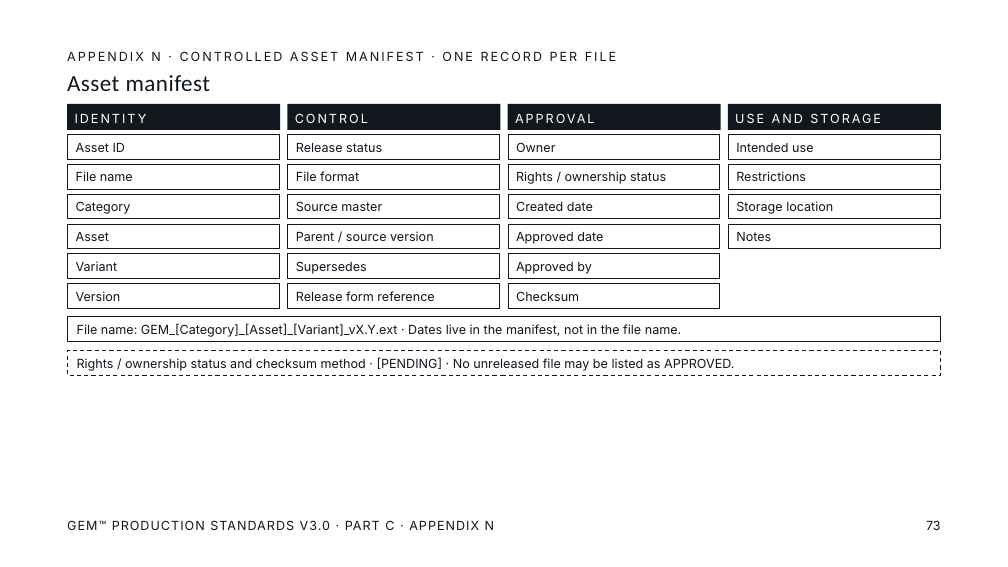
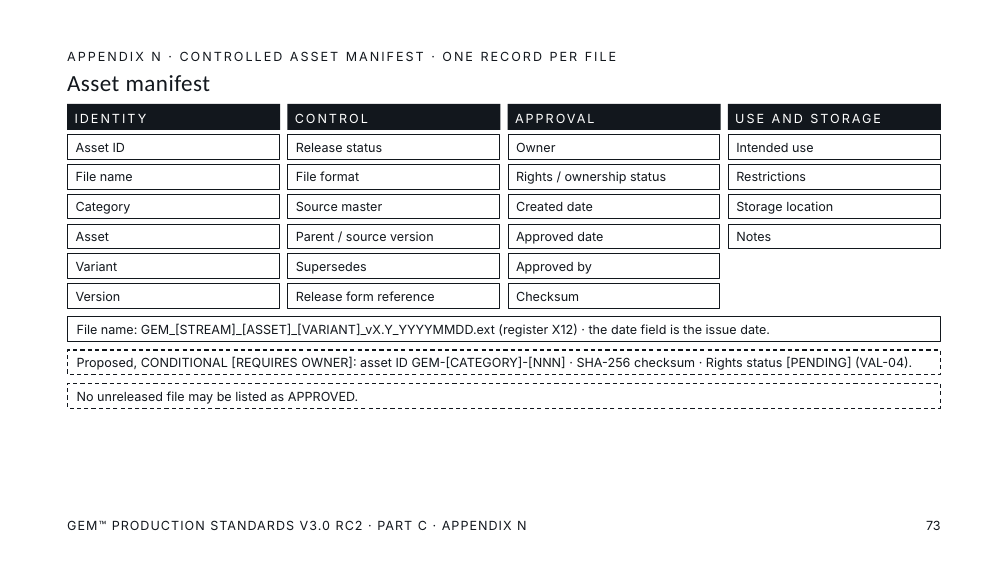
Before and after one commit to mashaelalh/GEM, a slide deck: slide 73 of GEM_V3_RC2/01_working/C-RC2.pptx. Drawn at 1008x567 pixels with LibreOffice and Linux fonts; fonts in the diff are those of the drawing. Boxes give left, top, right and bottom in pixels: in the first picture for what was removed or moved away, otherwise in the second. Text is boxed around its words. In the diff, an @@ line names an element or a change of style, - is before the commit and + after.

```diff
--- a/GEM_V3_RC2/01_working/C-RC2.pptx
+++ b/GEM_V3_RC2/01_working/C-RC2.pptx
@@ text in rectangle at (x1=77, y1=324, x2=770, y2=337): text changed @@
-File name: GEM_[Category]_[Asset]_[Variant]_vX.Y.ext · Dates live in the manifest, not in the file name.
+File name: GEM_[STREAM]_[ASSET]_[VARIANT]_vX.Y_YYYYMMDD.ext (register X12) · the date field is the issue date.
@@ text in rectangle at (x1=77, y1=357, x2=912, y2=370): text changed @@
-Rights / ownership status and checksum method · [PENDING] · No unreleased file may be listed as APPROVED.
+Proposed, CONDITIONAL [REQUIRES OWNER]: asset ID GEM-[CATEGORY]-[NNN] · SHA-256 checksum · Rights status [PENDING] (VAL-04).
@@ rectangle added at (x1=68, y1=383, x2=941, y2=408), outline #12171D 1 pt dashed, 12 pt, text #12171D @@
+No unreleased file may be listed as APPROVED.
@@ text at (x1=67, y1=520, x2=526, y2=530): text changed @@
-GEM™ PRODUCTION STANDARDS V3.0 · PART C · APPENDIX N
+GEM™ PRODUCTION STANDARDS V3.0 RC2 · PART C · APPENDIX N
```
Also in this commit, not shown: 70 other slides changed, 1 slide added, 1 other file.
